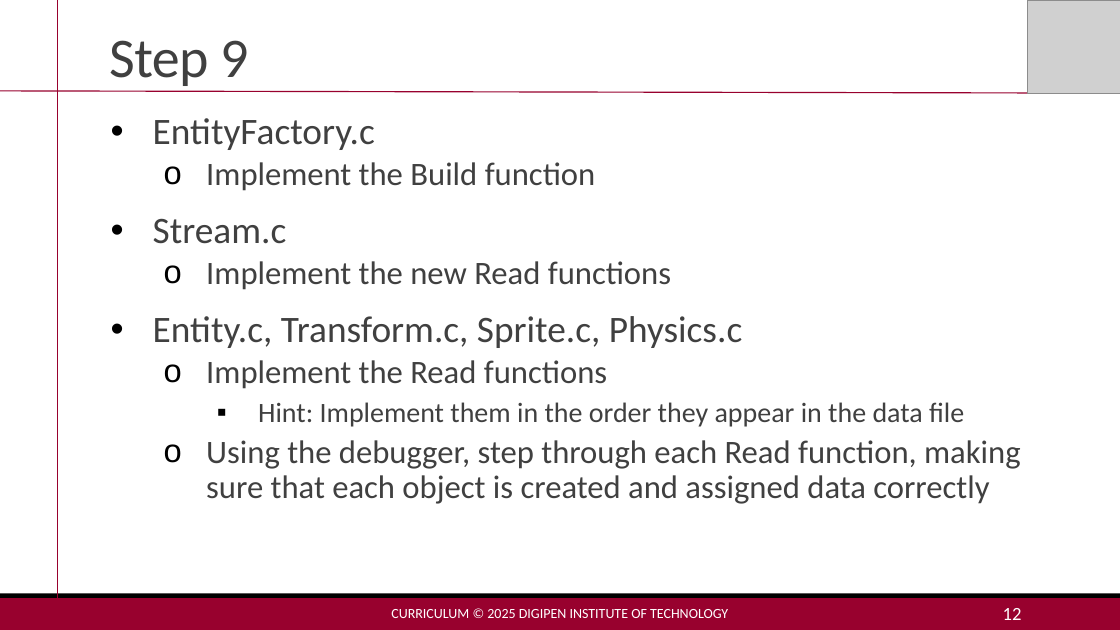
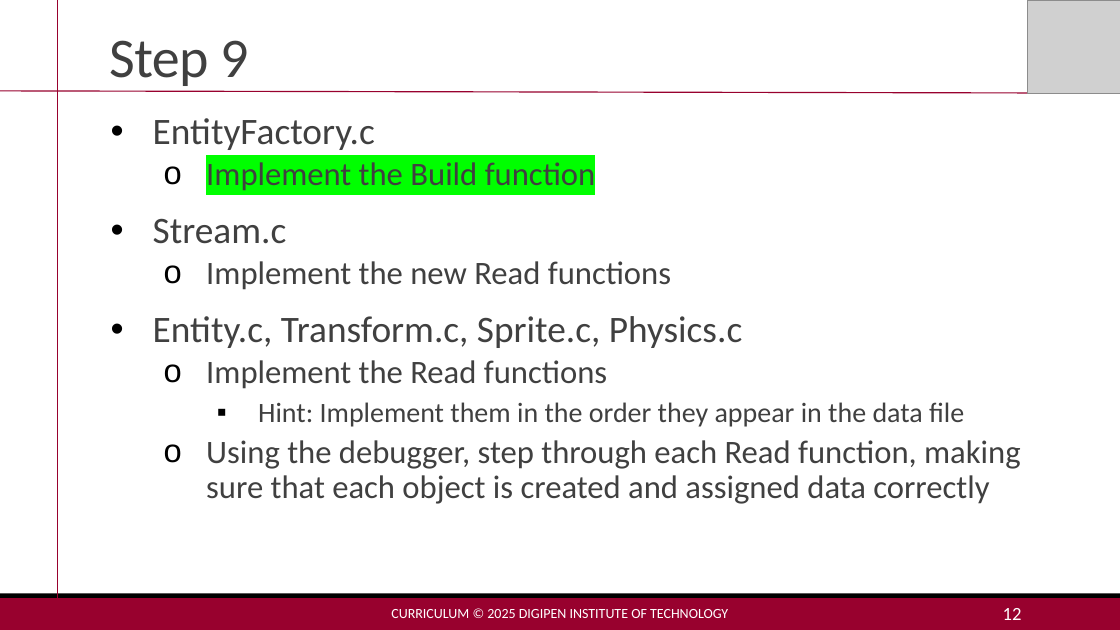
Before and after one commit to MakoJBryant/cs-230-project-game-engine, a slide deck: slide 12 of Project2-Lecture.pptx. Drawn at 1120x630 pixels with LibreOffice and Linux fonts; fonts in the diff are those of the drawing; grey boxes stand for pictures. Boxes give left, top, right and bottom in pixels: in the first picture for what was removed or moved away, otherwise in the second. Text is boxed around its words. In the diff, an @@ line names an element or a change of style, - is before the commit and + after.

Commit message:
✨ implement EntityFactoryBuild

```diff
--- a/Project2-Lecture.pptx
+++ b/Project2-Lecture.pptx
@@ text at (206,159,596,194): highlight none to #00FF00 in "Implement the Build function" @@
```
Also in this commit, not shown: 3 other files.
